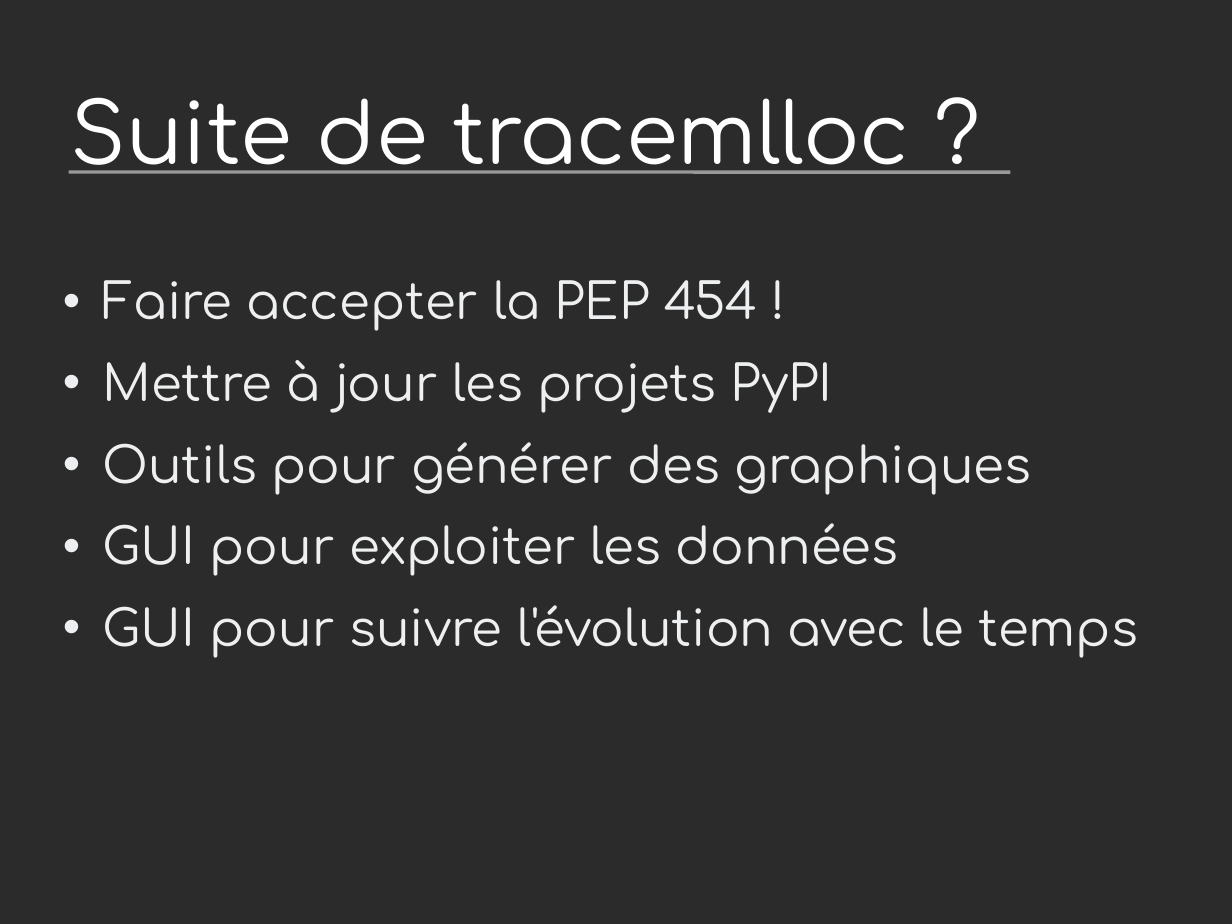
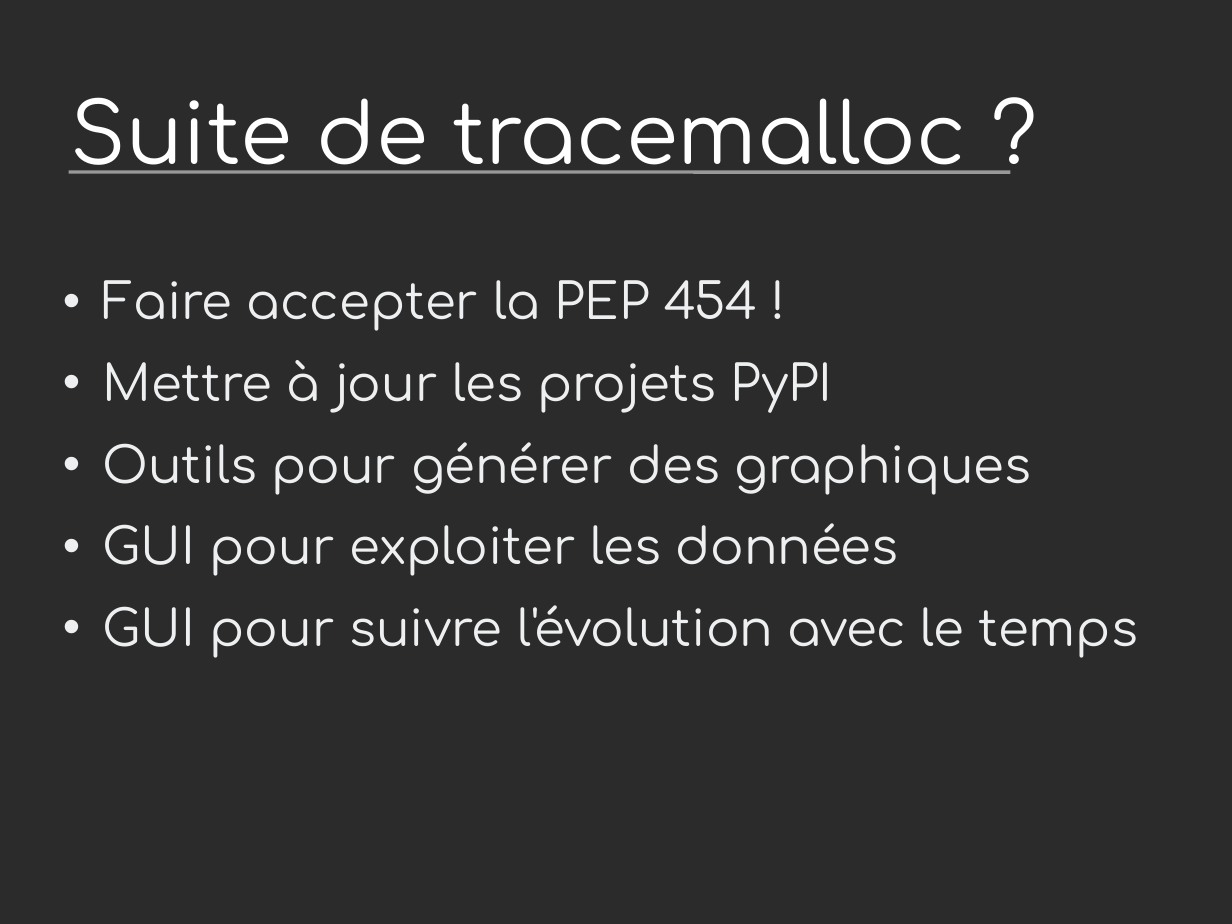
Before and after one commit to vstinner/talks, a slide deck: slide 25 of 2013-PyconFR-Strasbourg/tracemalloc.odp. Drawn at 1232x924 pixels with LibreOffice and Linux fonts; fonts in the diff are those of the drawing; background and template pictures are left out; a plain dark background stands for a picture behind light text. Boxes give left, top, right and bottom in pixels: in the first picture for what was removed or moved away, otherwise in the second. Text is boxed around its words. In the diff, an @@ line names an element or a change of style, - is before the commit and + after.

```diff
--- a/2013-PyconFR-Strasbourg/tracemalloc.odp
+++ b/2013-PyconFR-Strasbourg/tracemalloc.odp
@@ title at [71,97,966,174]: text changed @@
-Suite de tracemlloc ?
+Suite de tracemalloc ?
```
Also in this commit, not shown: 1 other file.
